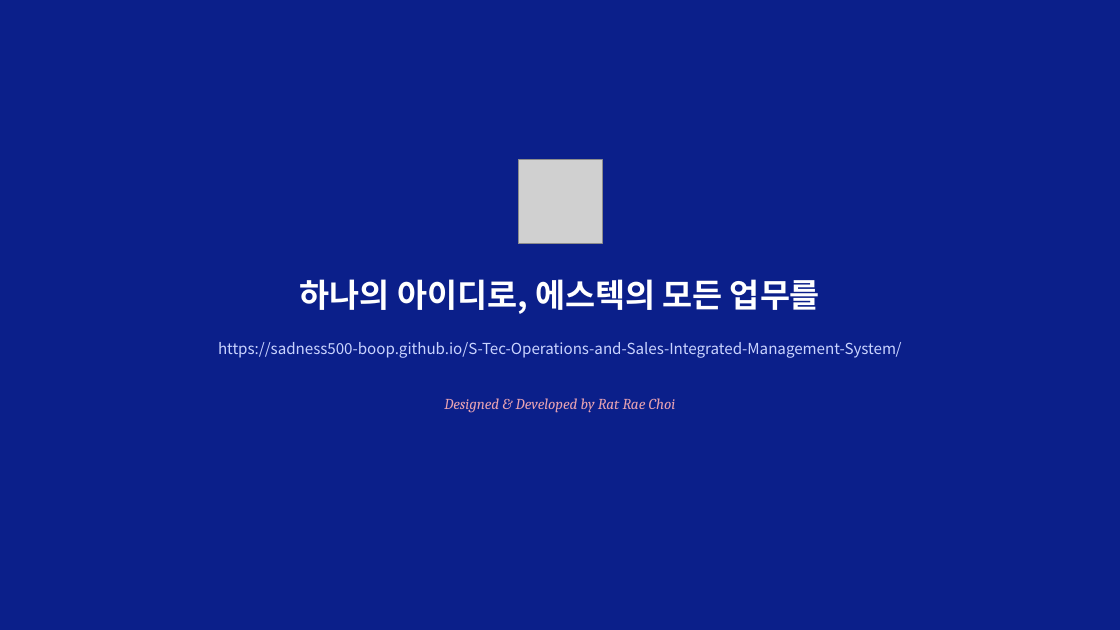
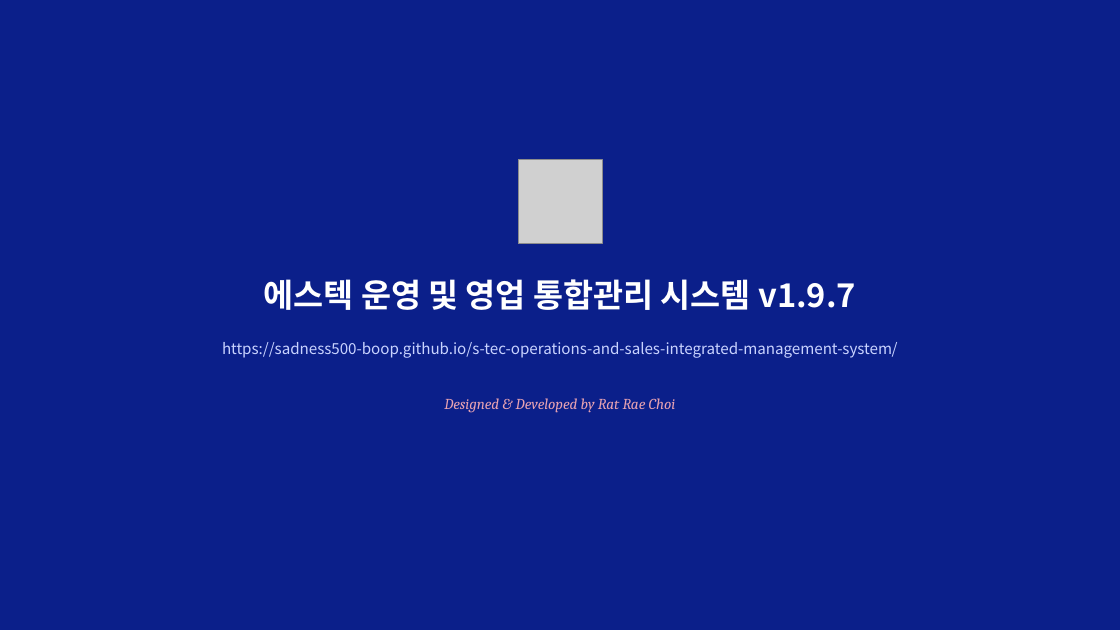
Before and after one commit to sadness500-boop/S-Tec-Operations-and-Sales-Integrated-Management-System, a slide deck: slide 14 of manuals/stec-user-manual.pptx (slide 19 before the commit). Drawn at 1120x630 pixels with LibreOffice and Linux fonts; fonts in the diff are those of the drawing; grey boxes stand for pictures. Boxes give left, top, right and bottom in pixels: in the first picture for what was removed or moved away, otherwise in the second. Text is boxed around its words. In the diff, an @@ line names an element or a change of style, - is before the commit and + after.

```diff
--- a/manuals/stec-user-manual.pptx
+++ b/manuals/stec-user-manual.pptx
@@ text at (264,279,856,310): text changed @@
-하나의 아이디로, 에스텍의 모든 업무를
+에스텍 운영 및 영업 통합관리 시스템 v1.9.7
@@ text at (222,342,898,358): text changed @@
-https://sadness500-boop.github.io/S-Tec-Operations-and-Sales-Integrated-Management-System/
+https://sadness500-boop.github.io/s-tec-operations-and-sales-integrated-management-system/
```
Also in this commit, not shown: 13 other slides changed, 5 slides removed, 11 other files.
